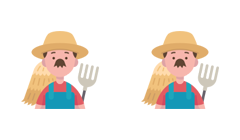
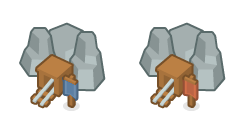
The second 240×140 image is a revision of the first. Changes to its layers:
added group "Mining Camp" with 2 layers in group "Buildings" over left=19, top=22, right=226, bottom=111
added layer "mining_camp_red" in group "Mining Camp" over left=139, top=22, right=226, bottom=111
added layer "mining_camp_blue" in group "Mining Camp" over left=19, top=22, right=106, bottom=111
hid group "Villager" (2 layers) over left=21, top=31, right=219, bottom=109
